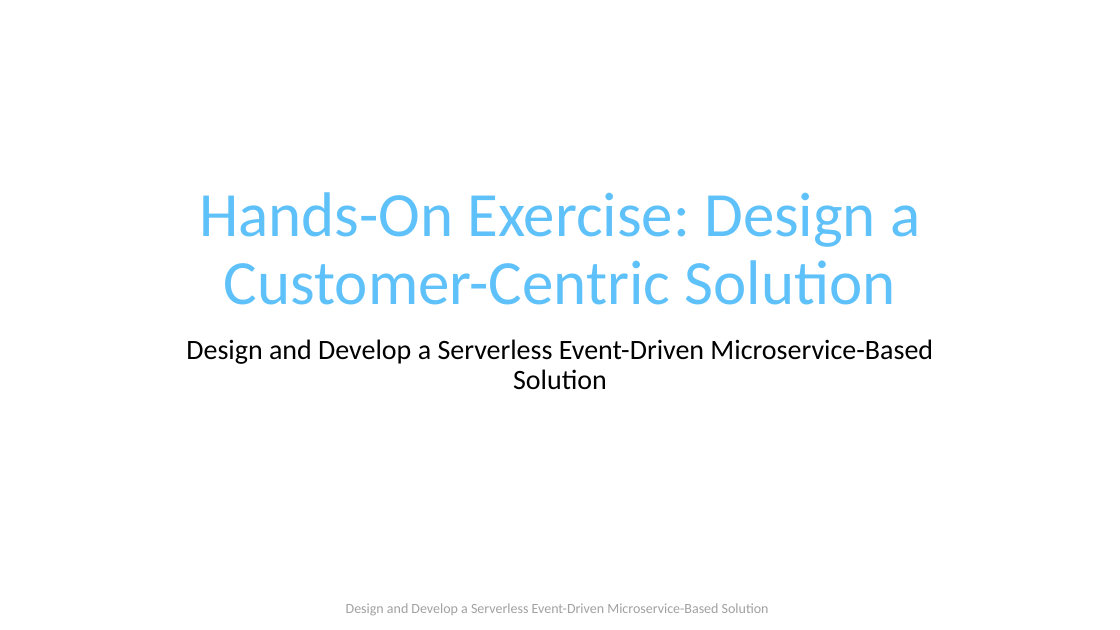
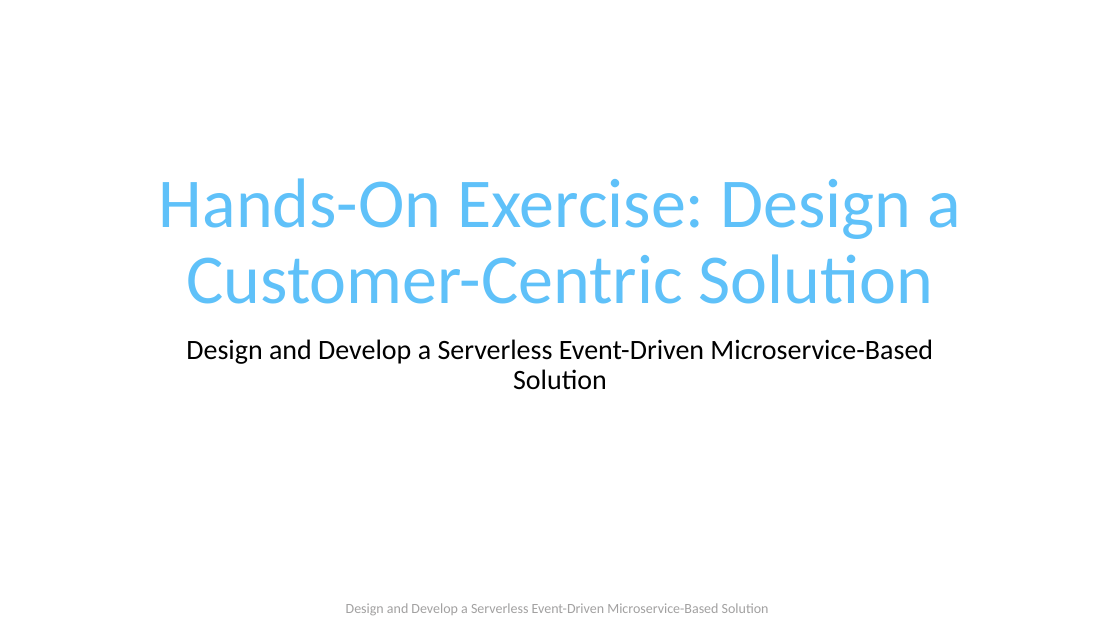
Before and after one commit to TaleLearnCode/DesignDevelopServerlessEventDrivenMicroserviceSolution, a slide deck: slide 53 of EDAWorkshop-03.pptx. Drawn at 1120x630 pixels with LibreOffice and Linux fonts; fonts in the diff are those of the drawing; background and template pictures are left out. Boxes give left, top, right and bottom in pixels: in the first picture for what was removed or moved away, otherwise in the second. Text is boxed around its words. In the diff, an @@ line names an element or a change of style, - is before the commit and + after.

```diff
--- a/EDAWorkshop-03.pptx
+++ b/EDAWorkshop-03.pptx
@@ title "Hands-On Exercise: Design a Customer-Centric ..." at bbox=[159, 178, 961, 304]: size 54 to 60 pt @@
```
Also in this commit, not shown: 7 other slides changed, 14 slides added, 1 slide removed, 34 other files.
